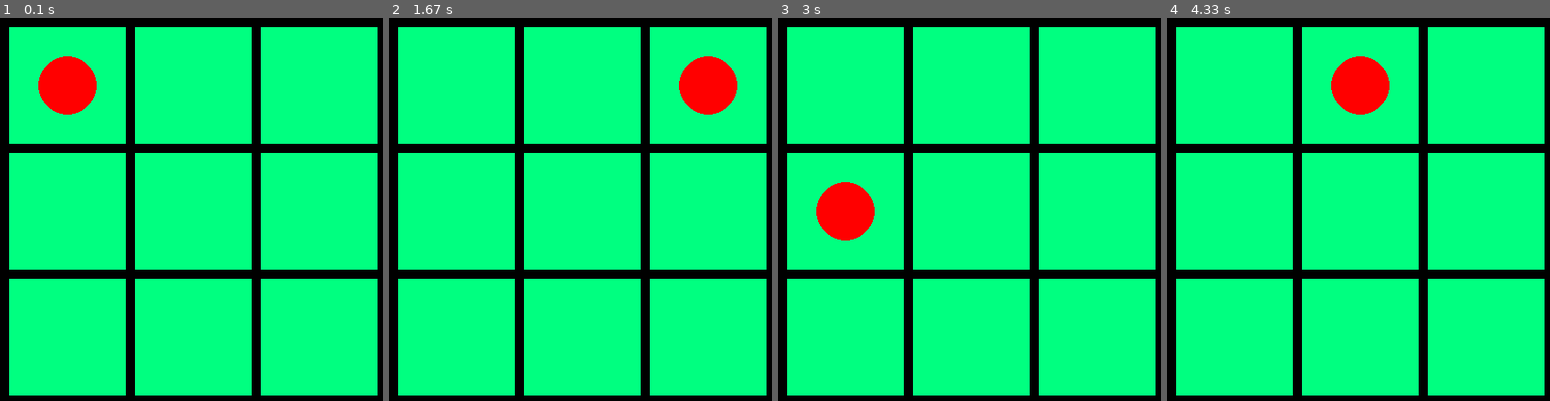
Above: before the commit, frames 1-4 (left to right).
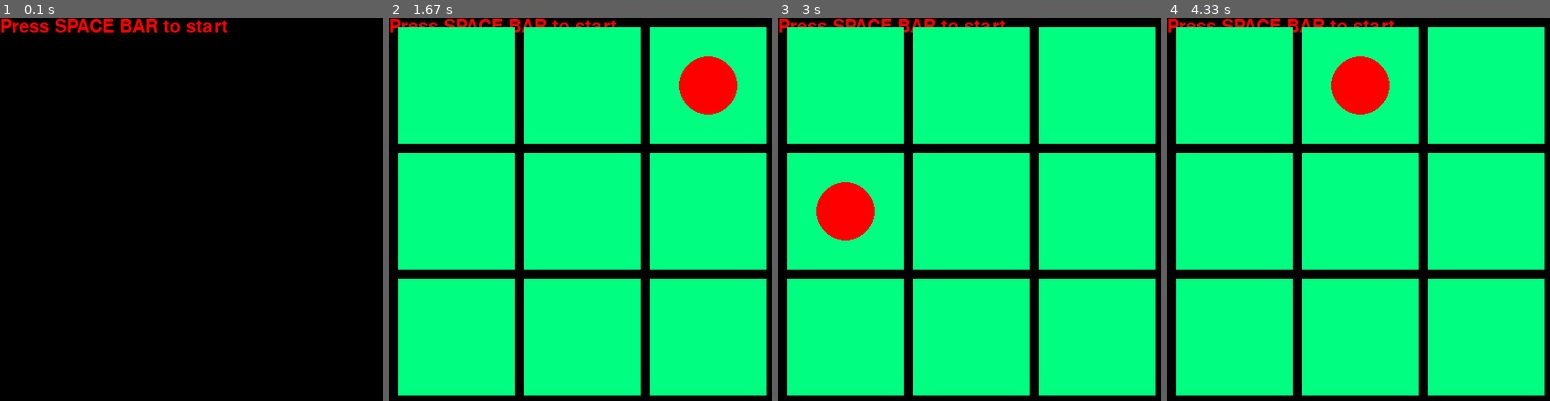
Above: after the commit, the same moments.

Repository: sjbrown/writing_games_tutorial
Game: pygame game, started from code_examples/example.py
Two runs of this game, one before a commit and one after it. Both use one fixed random seed, a clock stepped at 60 frames per second and the inputs below. The source is Python 2; it was converted automatically to run under Python 3.
Inputs:
- Up to frame 1 (0.1 s): no input
- Up to frame 2 (1.67 s): tap Enter at 0.33 s; hold Right 0.67-1.13 s; hold Right from 1.5 s (still down)
- Up to frame 3 (3 s): release Right at 1.97 s; hold Left 2-2.53 s; hold Down 2.57-2.87 s; hold Left from 2.9 s (still down)
- Up to frame 4 (4.33 s): release Left at 3.3 s; hold Up 3.33-3.7 s; hold Right from 3.73 s (still down)

The runs differ from the first frame. In frame 1, 84% of the frame differs, in the area x 0-99%, y 0-99%; in frame 2, 0.7%; in frame 3, 0.7%; in frame 4, 0.7%.

Commit message:
edits for example2

Diff:
--- a/code_examples/client.py
+++ b/code_examples/client.py
@@ -3,11 +3,11 @@
 from twisted.internet.selectreactor import SelectReactor
 from twisted.internet.main import installReactor
 from events import *
-from example1 import (EventManager,
-                      Game,
-                      KeyboardController,
-                      CPUSpinnerController,
-                      PygameView)
+from example import (EventManager,
+                     Game,
+                     KeyboardController,
+                     CPUSpinnerController,
+                     PygameView)
 
 serverHost, serverPort = 'localhost', 8000
 
--- a/code_examples/example.py
+++ b/code_examples/example.py
@@ -1,57 +1,12 @@
-#! /usr/bin/env python
-'''
-Example
-'''
-
-
 def Debug( msg ):
 	print msg
 
 DIRECTION_UP = 0
-DIRECTION_RIGHT = 1
+DIRECTION_DOWN = 1
 DIRECTION_LEFT = 2
-DIRECTION_DOWN = 3
-
-class Event:
-	"""this is a superclass for any events that might be generated by an
-	object and sent to the EventManager"""
-	def __init__(self):
-		self.name = "Generic Event"
-
-class TickEvent(Event):
-	def __init__(self):
-		self.name = "CPU Tick Event"
-
-class QuitEvent(Event):
-	def __init__(self):
-		self.name = "Program Quit Event"
-
-class MapBuiltEvent(Event):
-	def __init__(self, gameMap):
-		self.name = "Map Finished Building Event"
-		self.map = gameMap
-
-class GameStartedEvent(Event):
-	def __init__(self, game):
-		self.name = "Game Started Event"
-		self.game = game
-
-class CharactorMoveRequest(Event):
-	def __init__(self, direction):
-		self.name = "Charactor Move Request"
-		self.direction = direction
-
-class CharactorPlaceEvent(Event):
-	"""this event occurs when a Charactor is *placed* in a sector,
-	ie it doesn't move there from an adjacent sector."""
-	def __init__(self, charactor):
-		self.name = "Charactor Placement Event"
-		self.charactor = charactor
-
-class CharactorMoveEvent(Event):
-	def __init__(self, charactor):
-		self.name = "Charactor Move Event"
-		self.charactor = charactor
+DIRECTION_RIGHT = 3
+
+from events import *
 
 #------------------------------------------------------------------------------
 class EventManager:
@@ -73,13 +28,28 @@
 
 	#----------------------------------------------------------------------
 	def Post( self, event ):
-		if not isinstance(event, TickEvent):
+		self.eventQueue.append(event)
+		if isinstance(event, TickEvent):
+			# Consume the event queue every Tick.
+			self.ConsumeEventQueue()
+		else:
 			Debug( "     Message: " + event.name )
-		for listener in self.listeners:
-			#NOTE: If the weakref has died, it will be
-			#automatically removed, so we don't have
-			#to worry about it.
-			listener.Notify( event )
+
+	#----------------------------------------------------------------------
+	def ConsumeEventQueue(self):
+		i = 0
+		while i < len( self.eventQueue ):
+			event = self.eventQueue[i]
+			for listener in self.listeners:
+				# Note: a side effect of notifying the listener
+				# could be that more events are put on the queue
+				listener.Notify( event )
+			i += 1
+		#all code paths that could possibly add more events to
+		# the eventQueue have been exhausted at this point, so
+		# it's safe to empty the queue
+		self.eventQueue= []
+
 
 #------------------------------------------------------------------------------
 class KeyboardController:
@@ -115,6 +85,8 @@
 				     and event.key == K_RIGHT:
 					direction = DIRECTION_RIGHT
 					ev = CharactorMoveRequest(direction)
+				elif event.type == KEYDOWN:
+					ev = GameStartRequest()
 
 				if ev:
 					self.evManager.Post( ev )
@@ -185,6 +157,11 @@
 		pygame.display.set_caption( 'Example Game' )
 		self.background = pygame.Surface( self.window.get_size() )
 		self.background.fill( (0,0,0) )
+		font = pygame.font.Font(None, 30)
+		textImg = font.render( "Press SPACE BAR to start", 1, (255,0,0))
+		self.background.blit( textImg, (0,0) )
+		self.window.blit( self.background, (0,0) )
+		pygame.display.flip()
 
 		self.backSprites = pygame.sprite.RenderUpdates()
 		self.frontSprites = pygame.sprite.RenderUpdates()
@@ -292,7 +269,7 @@
 
 	#----------------------------------------------------------------------
 	def Notify(self, event):
-		if isinstance( event, TickEvent ):
+		if isinstance( event, GameStartRequest ):
 			if self.state == Game.STATE_PREPARING:
 				self.Start()
 
@@ -315,6 +292,7 @@
 	def __init__(self, evManager):
 		self.evManager = evManager
 		self.evManager.RegisterListener( self )
+
 		self.sector = None
 		self.state = Charactor.STATE_INACTIVE
 
@@ -332,6 +310,8 @@
 	#----------------------------------------------------------------------
 	def Place(self, sector):
 		self.sector = sector
+		self.state = Charactor.STATE_ACTIVE
+
 		ev = CharactorPlaceEvent( self )
 		self.evManager.Post( ev )
 
@@ -340,7 +320,6 @@
 		if isinstance( event, GameStartedEvent ):
 			gameMap = event.game.map
 			self.Place( gameMap.sectors[gameMap.startSectorIndex] )
-			self.state = Charactor.STATE_ACTIVE
 
 		elif isinstance( event, CharactorMoveRequest ):
 			self.Move( event.direction )
@@ -411,9 +390,9 @@
 		self.neighbors = range(4)
 
 		self.neighbors[DIRECTION_UP] = None
-		self.neighbors[DIRECTION_RIGHT] = None
 		self.neighbors[DIRECTION_DOWN] = None
 		self.neighbors[DIRECTION_LEFT] = None
+		self.neighbors[DIRECTION_RIGHT] = None
 
 	#----------------------------------------------------------------------
 	def MovePossible(self, direction):
--- a/code_examples/example1.py
+++ /dev/null
@@ -1,416 +0,0 @@
-def Debug( msg ):
-	print msg
-
-DIRECTION_UP = 0
-DIRECTION_DOWN = 1
-DIRECTION_LEFT = 2
-DIRECTION_RIGHT = 3
-
-from events import *
-
-#------------------------------------------------------------------------------
-class EventManager:
-	"""this object is responsible for coordinating most communication
-	between the Model, View, and Controller."""
-	def __init__(self ):
-		from weakref import WeakKeyDictionary
-		self.listeners = WeakKeyDictionary()
-		self.eventQueue= []
-
-	#----------------------------------------------------------------------
-	def RegisterListener( self, listener ):
-		self.listeners[ listener ] = 1
-
-	#----------------------------------------------------------------------
-	def UnregisterListener( self, listener ):
-		if listener in self.listeners:
-			del self.listeners[ listener ]
-
-	#----------------------------------------------------------------------
-	def Post( self, event ):
-		self.eventQueue.append(event)
-		if isinstance(event, TickEvent):
-			# Consume the event queue every Tick.
-			self.ConsumeEventQueue()
-		else:
-			Debug( "     Message: " + event.name )
-
-	#----------------------------------------------------------------------
-	def ConsumeEventQueue(self):
-		i = 0
-		while i < len( self.eventQueue ):
-			event = self.eventQueue[i]
-			for listener in self.listeners:
-				# Note: a side effect of notifying the listener
-				# could be that more events are put on the queue
-				listener.Notify( event )
-			i += 1
-		#all code paths that could possibly add more events to
-		# the eventQueue have been exhausted at this point, so
-		# it's safe to empty the queue
-		self.eventQueue= []
-
-
-#------------------------------------------------------------------------------
-class KeyboardController:
-	"""..."""
-	def __init__(self, evManager):
-		self.evManager = evManager
-		self.evManager.RegisterListener( self )
-
-	#----------------------------------------------------------------------
-	def Notify(self, event):
-		if isinstance( event, TickEvent ):
-			#Handle Input Events
-			for event in pygame.event.get():
-				ev = None
-				if event.type == QUIT:
-					ev = QuitEvent()
-				elif event.type == KEYDOWN \
-				     and event.key == K_ESCAPE:
-					ev = QuitEvent()
-				elif event.type == KEYDOWN \
-				     and event.key == K_UP:
-					direction = DIRECTION_UP
-					ev = CharactorMoveRequest(direction)
-				elif event.type == KEYDOWN \
-				     and event.key == K_DOWN:
-					direction = DIRECTION_DOWN
-					ev = CharactorMoveRequest(direction)
-				elif event.type == KEYDOWN \
-				     and event.key == K_LEFT:
-					direction = DIRECTION_LEFT
-					ev = CharactorMoveRequest(direction)
-				elif event.type == KEYDOWN \
-				     and event.key == K_RIGHT:
-					direction = DIRECTION_RIGHT
-					ev = CharactorMoveRequest(direction)
-				elif event.type == KEYDOWN:
-					ev = GameStartRequest()
-
-				if ev:
-					self.evManager.Post( ev )
-
-
-#------------------------------------------------------------------------------
-class CPUSpinnerController:
-	"""..."""
-	def __init__(self, evManager):
-		self.evManager = evManager
-		self.evManager.RegisterListener( self )
-
-		self.keepGoing = 1
-
-	#----------------------------------------------------------------------
-	def Run(self):
-		while self.keepGoing:
-			event = TickEvent()
-			self.evManager.Post( event )
-
-	#----------------------------------------------------------------------
-	def Notify(self, event):
-		if isinstance( event, QuitEvent ):
-			#this will stop the while loop from running
-			self.keepGoing = False
-
-
-import pygame
-from pygame.locals import *
-#------------------------------------------------------------------------------
-class SectorSprite(pygame.sprite.Sprite):
-	def __init__(self, sector, group=None):
-		pygame.sprite.Sprite.__init__(self, group)
-		self.image = pygame.Surface( (128,128) )
-		self.image.fill( (0,255,128) )
-
-		self.sector = sector
-
-#------------------------------------------------------------------------------
-class CharactorSprite(pygame.sprite.Sprite):
-	def __init__(self, group=None):
-		pygame.sprite.Sprite.__init__(self, group)
-
-		charactorSurf = pygame.Surface( (64,64) )
-		charactorSurf = charactorSurf.convert_alpha()
-		charactorSurf.fill((0,0,0,0)) #make transparent
-		pygame.draw.circle( charactorSurf, (255,0,0), (32,32), 32 )
-		self.image = charactorSurf
-		self.rect  = charactorSurf.get_rect()
-
-		self.moveTo = None
-
-	#----------------------------------------------------------------------
-	def update(self):
-		if self.moveTo:
-			self.rect.center = self.moveTo
-			self.moveTo = None
-
-#------------------------------------------------------------------------------
-class PygameView:
-	"""..."""
-	def __init__(self, evManager):
-		self.evManager = evManager
-		self.evManager.RegisterListener( self )
-
-		pygame.init()
-		self.window = pygame.display.set_mode( (424,440) )
-		pygame.display.set_caption( 'Example Game' )
-		self.background = pygame.Surface( self.window.get_size() )
-		self.background.fill( (0,0,0) )
-		font = pygame.font.Font(None, 30)
-		textImg = font.render( "Press SPACE BAR to start", 1, (255,0,0))
-		self.background.blit( textImg, (0,0) )
-		self.window.blit( self.background, (0,0) )
-		pygame.display.flip()
-
-		self.backSprites = pygame.sprite.RenderUpdates()
-		self.frontSprites = pygame.sprite.RenderUpdates()
-
-
-	#----------------------------------------------------------------------
-	def ShowMap(self, gameMap):
-		squareRect = pygame.Rect( (-128,10, 128,128 ) )
-
-		i = 0
-		for sector in gameMap.sectors:
-			if i < 3:
-				squareRect = squareRect.move( 138,0 )
-			else:
-				i = 0
-				squareRect = squareRect.move( -(138*2), 138 )
-			i += 1
-			newSprite = SectorSprite( sector, self.backSprites )
-			newSprite.rect = squareRect
-			newSprite = None
-
-	#----------------------------------------------------------------------
-	def ShowCharactor(self, charactor):
-		charactorSprite = CharactorSprite( self.frontSprites )
-
-		sector = charactor.sector
-		sectorSprite = self.GetSectorSprite( sector )
-		charactorSprite.rect.center = sectorSprite.rect.center
-
-	#----------------------------------------------------------------------
-	def MoveCharactor(self, charactor):
-		charactorSprite = self.GetCharactorSprite( charactor )
-
-		sector = charactor.sector
-		sectorSprite = self.GetSectorSprite( sector )
-
-		charactorSprite.moveTo = sectorSprite.rect.center
-
-	#----------------------------------------------------------------------
-	def GetCharactorSprite(self, charactor):
-		#there will be only one
-		for s in self.frontSprites:
-			return s
-		return None
-
-	#----------------------------------------------------------------------
-	def GetSectorSprite(self, sector):
-		for s in self.backSprites:
-			if hasattr(s, "sector") and s.sector == sector:
-				return s
-
-
-	#----------------------------------------------------------------------
-	def Notify(self, event):
-		if isinstance( event, TickEvent ):
-			#Draw Everything
-			self.backSprites.clear( self.window, self.background )
-			self.frontSprites.clear( self.window, self.background )
-
-			self.backSprites.update()
-			self.frontSprites.update()
-
-			dirtyRects1 = self.backSprites.draw( self.window )
-			dirtyRects2 = self.frontSprites.draw( self.window )
-
-			dirtyRects = dirtyRects1 + dirtyRects2
-			pygame.display.update( dirtyRects )
-
-
-		elif isinstance( event, MapBuiltEvent ):
-			gameMap = event.map
-			self.ShowMap( gameMap )
-
-		elif isinstance( event, CharactorPlaceEvent ):
-			self.ShowCharactor( event.charactor )
-
-		elif isinstance( event, CharactorMoveEvent ):
-			self.MoveCharactor( event.charactor )
-
-
-#------------------------------------------------------------------------------
-class Game:
-	"""..."""
-
-	STATE_PREPARING = 0
-	STATE_RUNNING = 1
-	STATE_PAUSED = 2
-
-	#----------------------------------------------------------------------
-	def __init__(self, evManager):
-		self.evManager = evManager
-		self.evManager.RegisterListener( self )
-
-		self.state = Game.STATE_PREPARING
-
-		self.players = [ Player(evManager) ]
-		self.map = Map( evManager )
-
-	#----------------------------------------------------------------------
-	def Start(self):
-		self.map.Build()
-		self.state = Game.STATE_RUNNING
-		ev = GameStartedEvent( self )
-		self.evManager.Post( ev )
-
-	#----------------------------------------------------------------------
-	def Notify(self, event):
-		if isinstance( event, GameStartRequest ):
-			if self.state == Game.STATE_PREPARING:
-				self.Start()
-
-#------------------------------------------------------------------------------
-class Player:
-	"""..."""
-	def __init__(self, evManager):
-		self.evManager = evManager
-		#self.evManager.RegisterListener( self )
-
-		self.charactors = [ Charactor(evManager) ]
-
-#------------------------------------------------------------------------------
-class Charactor:
-	"""..."""
-
-	STATE_INACTIVE = 0
-	STATE_ACTIVE = 1
-
-	def __init__(self, evManager):
-		self.evManager = evManager
-		self.evManager.RegisterListener( self )
-
-		self.sector = None
-		self.state = Charactor.STATE_INACTIVE
-
-	#----------------------------------------------------------------------
-	def Move(self, direction):
-		if self.state == Charactor.STATE_INACTIVE:
-			return
-
-		if self.sector.MovePossible( direction ):
-			newSector = self.sector.neighbors[direction]
-			self.sector = newSector
-			ev = CharactorMoveEvent( self )
-			self.evManager.Post( ev )
-
-	#----------------------------------------------------------------------
-	def Place(self, sector):
-		self.sector = sector
-		self.state = Charactor.STATE_ACTIVE
-
-		ev = CharactorPlaceEvent( self )
-		self.evManager.Post( ev )
-
-	#----------------------------------------------------------------------
-	def Notify(self, event):
-		if isinstance( event, GameStartedEvent ):
-			gameMap = event.game.map
-			self.Place( gameMap.sectors[gameMap.startSectorIndex] )
-
-		elif isinstance( event, CharactorMoveRequest ):
-			self.Move( event.direction )
-
-#------------------------------------------------------------------------------
-class Map:
-	"""..."""
-
-	STATE_PREPARING = 0
-	STATE_BUILT = 1
-
-
-	#----------------------------------------------------------------------
-	def __init__(self, evManager):
-		self.evManager = evManager
-		#self.evManager.RegisterListener( self )
-
-		self.state = Map.STATE_PREPARING
-
-		self.sectors = range(9)
-		self.startSectorIndex = 0
-
-	#----------------------------------------------------------------------
-	def Build(self):
-		for i in range(9):
-			self.sectors[i] = Sector( self.evManager )
-
-		self.sectors[3].neighbors[DIRECTION_UP] = self.sectors[0]
-		self.sectors[4].neighbors[DIRECTION_UP] = self.sectors[1]
-		self.sectors[5].neighbors[DIRECTION_UP] = self.sectors[2]
-		self.sectors[6].neighbors[DIRECTION_UP] = self.sectors[3]
-		self.sectors[7].neighbors[DIRECTION_UP] = self.sectors[4]
-		self.sectors[8].neighbors[DIRECTION_UP] = self.sectors[5]
-
-		self.sectors[0].neighbors[DIRECTION_DOWN] = self.sectors[3]
-		self.sectors[1].neighbors[DIRECTION_DOWN] = self.sectors[4]
-		self.sectors[2].neighbors[DIRECTION_DOWN] = self.sectors[5]
-		self.sectors[3].neighbors[DIRECTION_DOWN] = self.sectors[6]
-		self.sectors[4].neighbors[DIRECTION_DOWN] = self.sectors[7]
-		self.sectors[5].neighbors[DIRECTION_DOWN] = self.sectors[8]
-
-		self.sectors[1].neighbors[DIRECTION_LEFT] = self.sectors[0]
-		self.sectors[2].neighbors[DIRECTION_LEFT] = self.sectors[1]
-		self.sectors[4].neighbors[DIRECTION_LEFT] = self.sectors[3]
-		self.sectors[5].neighbors[DIRECTION_LEFT] = self.sectors[4]
-		self.sectors[7].neighbors[DIRECTION_LEFT] = self.sectors[6]
-		self.sectors[8].neighbors[DIRECTION_LEFT] = self.sectors[7]
-
-		self.sectors[0].neighbors[DIRECTION_RIGHT] = self.sectors[1]
-		self.sectors[1].neighbors[DIRECTION_RIGHT] = self.sectors[2]
-		self.sectors[3].neighbors[DIRECTION_RIGHT] = self.sectors[4]
-		self.sectors[4].neighbors[DIRECTION_RIGHT] = self.sectors[5]
-		self.sectors[6].neighbors[DIRECTION_RIGHT] = self.sectors[7]
-		self.sectors[7].neighbors[DIRECTION_RIGHT] = self.sectors[8]
-
-		self.state = Map.STATE_BUILT
-
-		ev = MapBuiltEvent( self )
-		self.evManager.Post( ev )
-
-#------------------------------------------------------------------------------
-class Sector:
-	"""..."""
-	def __init__(self, evManager):
-		self.evManager = evManager
-		#self.evManager.RegisterListener( self )
-
-		self.neighbors = range(4)
-
-		self.neighbors[DIRECTION_UP] = None
-		self.neighbors[DIRECTION_DOWN] = None
-		self.neighbors[DIRECTION_LEFT] = None
-		self.neighbors[DIRECTION_RIGHT] = None
-
-	#----------------------------------------------------------------------
-	def MovePossible(self, direction):
-		if self.neighbors[direction]:
-			return 1
-
-
-#------------------------------------------------------------------------------
-def main():
-	"""..."""
-	evManager = EventManager()
-
-	keybd = KeyboardController( evManager )
-	spinner = CPUSpinnerController( evManager )
-	pygameView = PygameView( evManager )
-	game = Game( evManager )
-
-	spinner.Run()
-
-if __name__ == "__main__":
-	main()
--- a/code_examples/network.py
+++ b/code_examples/network.py
@@ -1,5 +1,5 @@
 
-from example1 import *
+from example import *
 from twisted.spread import pb
 
 # A list of ALL possible events that a server can send to a client
--- a/code_examples/server.py
+++ b/code_examples/server.py
@@ -4,7 +4,7 @@
 '''
 
 from twisted.spread import pb
-from example1 import EventManager, Game
+from example import EventManager, Game
 from events import *
 import network
 
